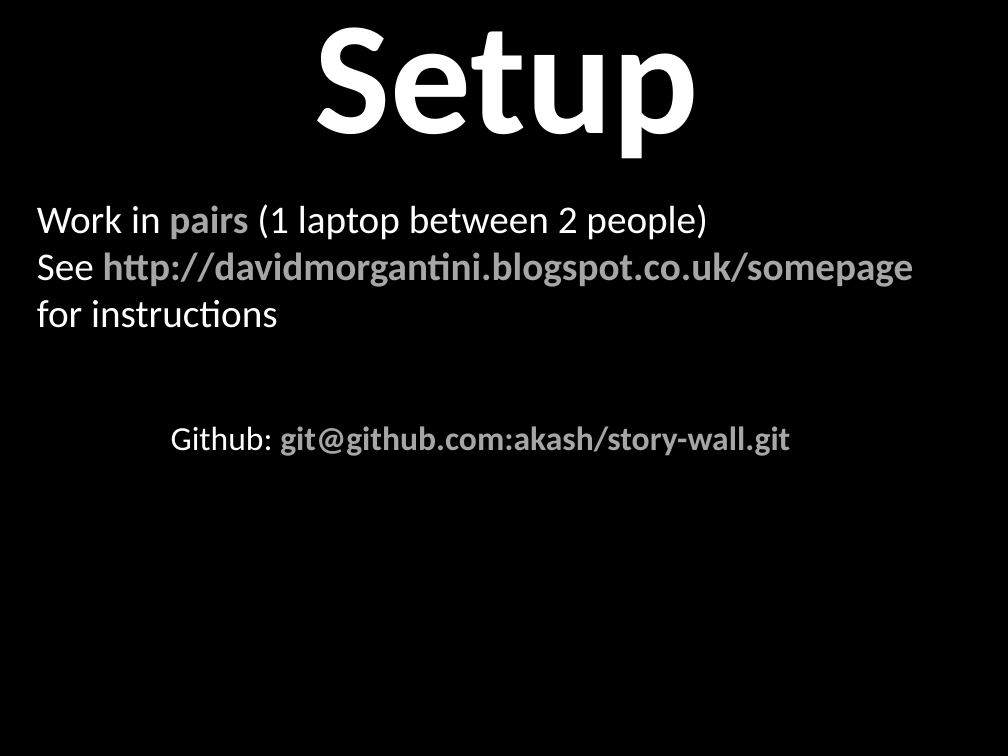
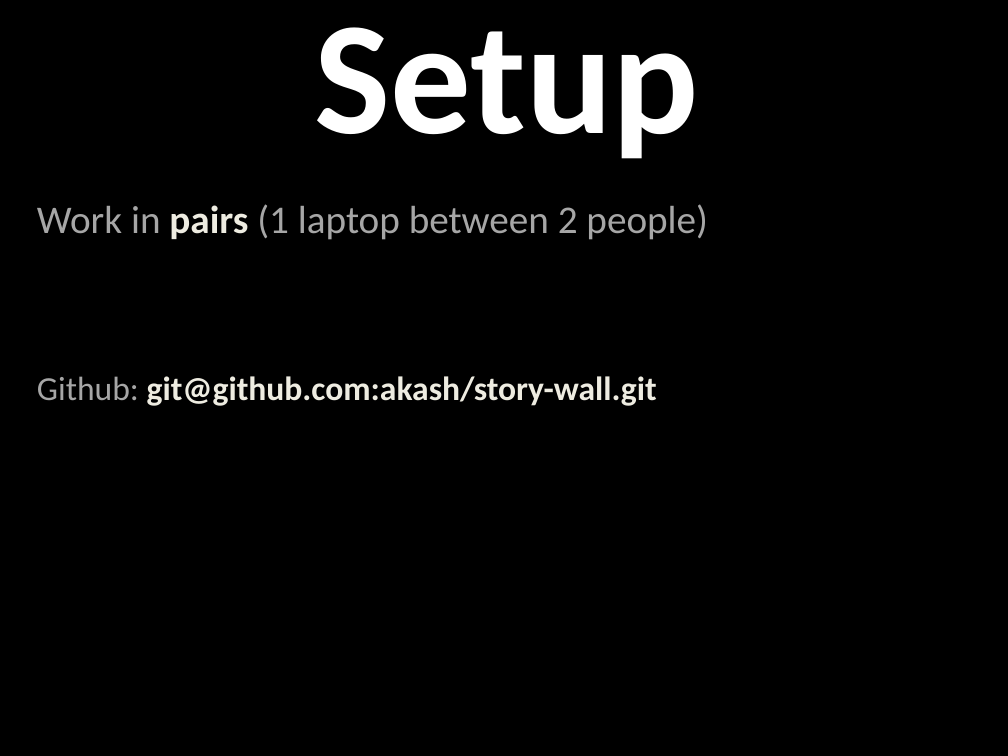
Before and after one commit to akash/story-wall, a slide deck: slide 8 of prog_java_talk.pptx (slide 7 before the commit). Drawn at 1008x756 pixels with LibreOffice and Linux fonts; fonts in the diff are those of the drawing. Boxes give left, top, right and bottom in pixels: in the first picture for what was removed or moved away, otherwise in the second. Text is boxed around its words. In the diff, an @@ line names an element or a change of style, - is before the commit and + after.

Commit message:
akash - updated slides

```diff
--- a/prog_java_talk.pptx
+++ b/prog_java_talk.pptx
@@ text "Work in pairs (1 laptop ..." at [37, 204, 708, 240]: text colour #FFFFFF to #A6A6A6 in "Work in (1 laptop between 2 people)"; text colour #A6A6A6 to #EEECE1 in "pairs" @@
@@ text at [37, 252, 914, 328]: paragraphs removed @@
-See http://davidmorgantini.blogspot.co.uk/somepage
-for instructions
@@ text "Github: git@github.com:akash/story-wall.git": place and size @@
-text "Github: git@github.com:akash/story-wall.git" at [171, 426, 790, 456]
+text "Github: git@github.com:akash/story-wall.git" at [37, 376, 657, 406]
@@ text "Github: git@github.com:akash/story-wall.git" at [37, 376, 657, 406]: text colour #FFFFFF to #A6A6A6 in "Github:"; text colour #A6A6A6 to #EEECE1 in "git@github.com:akash/story-wall.git" @@
```
Also in this commit, not shown: 2 other slides changed, 1 slide added.
